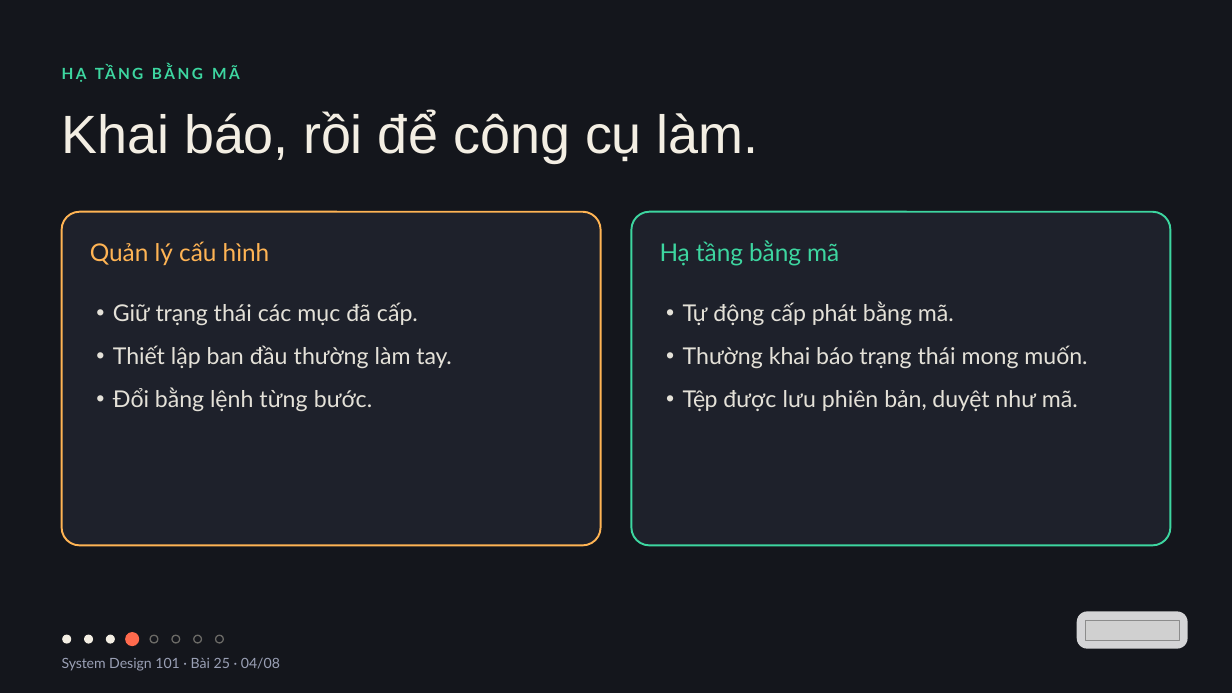
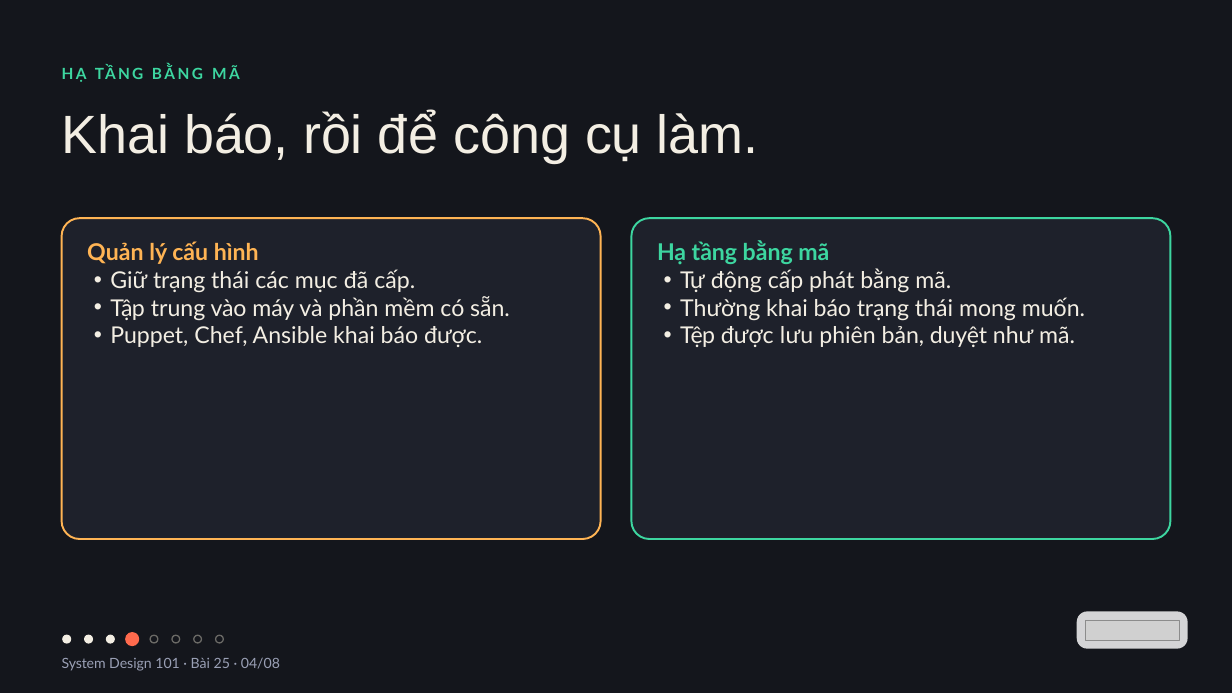
Before and after one commit to vohoailinh90/tool-marketing-studio, a slide deck: slide 4 of system-design-101/vi/lessons/sd-11-025/slides/sd-11-025.pptx. Drawn at 1232x693 pixels with LibreOffice and Linux fonts; fonts in the diff are those of the drawing; grey boxes stand for pictures. Boxes give left, top, right and bottom in pixels: in the first picture for what was removed or moved away, otherwise in the second. Text is boxed around its words. In the diff, an @@ line names an element or a change of style, - is before the commit and + after.

```diff
--- a/system-design-101/vi/lessons/sd-11-025/slides/sd-11-025.pptx
+++ b/system-design-101/vi/lessons/sd-11-025/slides/sd-11-025.pptx
@@ rounded rectangle: place and size @@
-rounded rectangle at (62, 212, 601, 546)
+rounded rectangle at (62, 218, 601, 539)
@@ rounded rectangle at (62, 218, 601, 539): proportions changed @@
@@ text "Quản lý cấu hình": place and size @@
-text "Quản lý cấu hình" at (113, 302, 452, 411)
+text "Quản lý cấu hình" at (87, 241, 510, 347)
@@ rounded rectangle at (631, 218, 1170, 539): proportions changed @@
@@ rounded rectangle: place and size @@
-rounded rectangle at (631, 212, 1170, 546)
+rounded rectangle at (631, 218, 1170, 539)
@@ text "Hạ tầng bằng mã": place and size @@
-text "Hạ tầng bằng mã" at (683, 301, 1087, 411)
+text "Hạ tầng bằng mã" at (657, 240, 1085, 347)
@@ text at (87, 241, 259, 264): paragraph added @@
+Quản lý cấu hình
@@ text removed at (90, 241, 270, 265) @@
-Quản lý cấu hình
@@ text at (110, 269, 415, 292): text colour #E4E1D8 to #F3EEE3 in "Giữ trạng thái các mục đã cấp."; line spacing 35.1pt to 1; less space between paragraphs @@
@@ text at (657, 240, 829, 265): paragraph added @@
+Hạ tầng bằng mã
@@ text removed at (660, 240, 839, 266) @@
-Hạ tầng bằng mã
@@ text at (680, 268, 1085, 347): text colour #E4E1D8 to #F3EEE3 in "Tự động cấp phát bằng mã.", "Thường khai báo trạng thái mong muốn.", "Tệp được lưu phiên bản, duyệt như ..."; line spacing 35.1pt to 1; less space between paragraphs @@
@@ text at (110, 296, 510, 347): text changed; text colour #E4E1D8 to #F3EEE3 @@
-• Thiết lập ban đầu thường làm tay.
-• Đổi bằng lệnh từng bước.
+• Tập trung vào máy và phần mềm có sẵn.
+• Puppet, Chef, Ansible khai báo được.
```
Also in this commit, not shown: 1 other slide changed, 14 other files.
